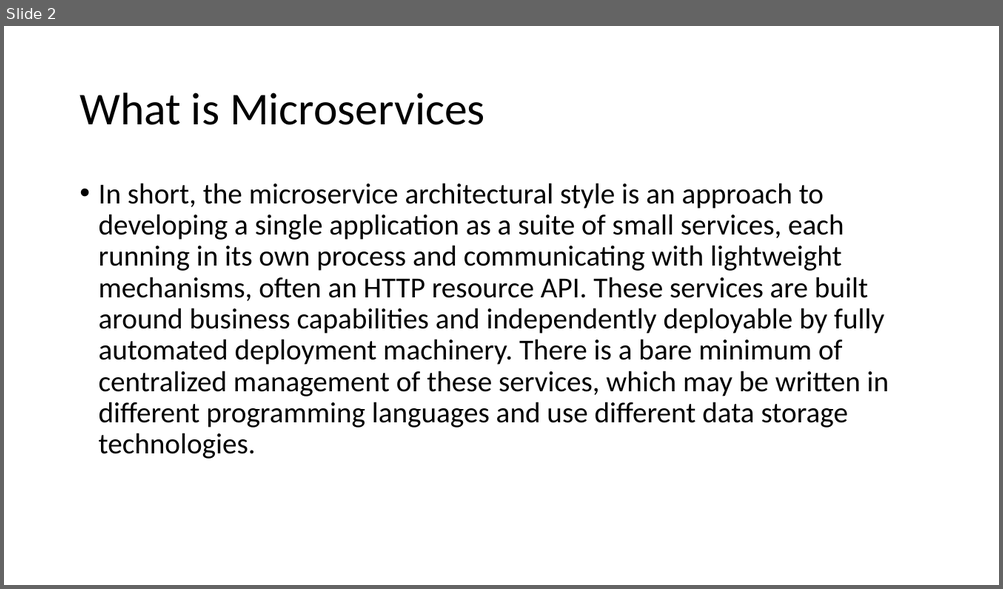
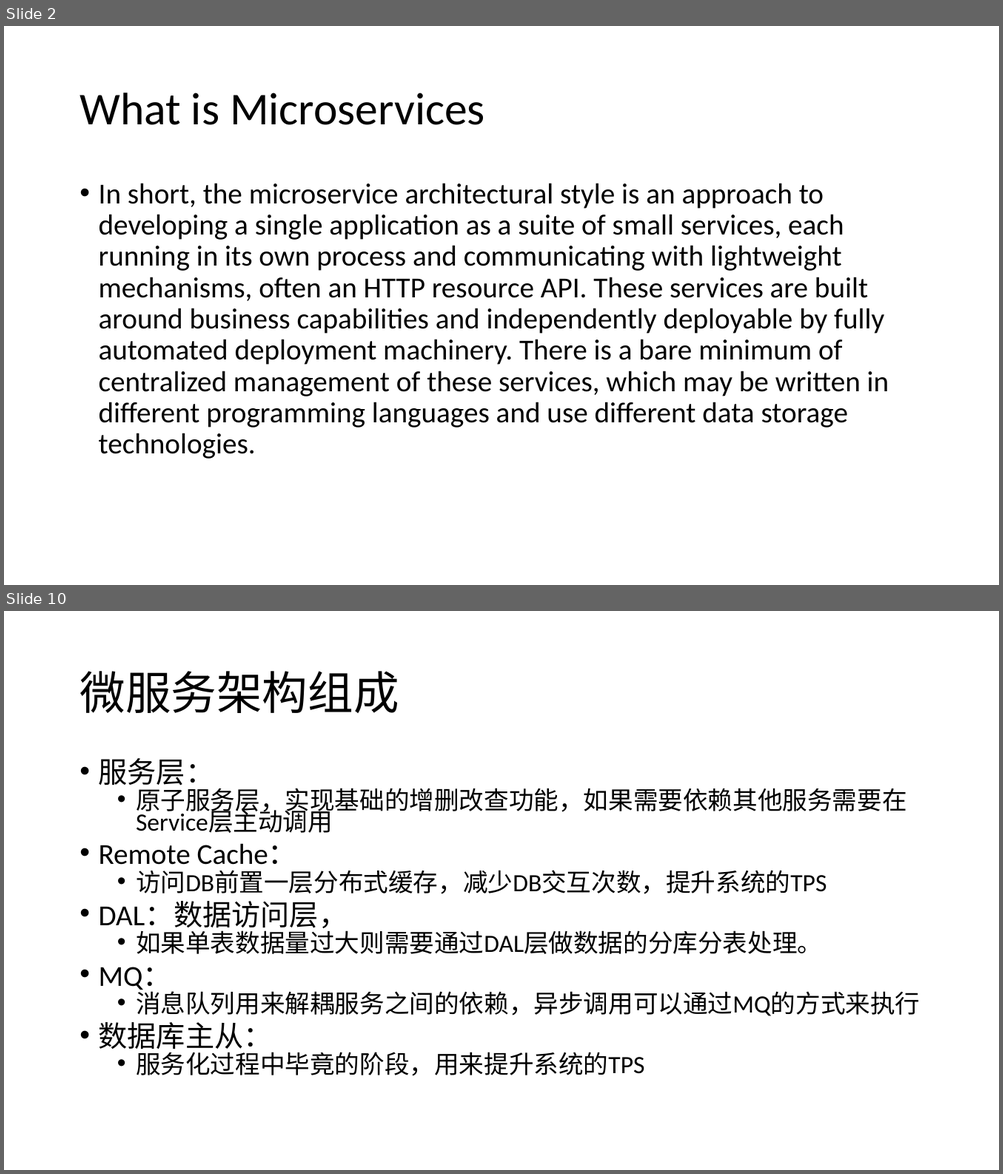
Before and after one commit to jungle0127/springcloudstudy, a slide deck: docs/microservices.pptx. Shown one above the other, each under a label of ours: slide 2 before the commit, slides 2 and 10 after it; the slides between them are not shown. The pictures are 1003x589 and 1003x1174 pixels, drawn with LibreOffice and Linux fonts; fonts in the diff are those of the drawing. Boxes give left, top, right and bottom in pixels: in the first picture for what was removed or moved away, otherwise in the second. Text is boxed around its words. In the diff, an @@ line names an element or a change of style, - is before the commit and + after.

```diff
--- a/docs/microservices.pptx
+++ b/docs/microservices.pptx
@@ slide 10 added at bbox=[4, 611, 999, 1170], background #FFFFFF @@
@@ title added at bbox=[79, 671, 398, 713], 44 pt, text #000000 @@
+微服务架构组成
@@ text added at bbox=[99, 758, 919, 1076], 24 pt, text #000000 @@
+• 服务层：
+  • 原子服务层，实现基础的增删改查功能，如果需要依赖其他服务需要在Service层主动调用
+• Remote Cache：
+  • 访问DB前置一层分布式缓存，减少DB交互次数，提升系统的TPS
+• DAL：数据访问层，
+  • 如果单表数据量过大则需要通过DAL层做数据的分库分表处理。
+• MQ：
+  • 消息队列用来解耦服务之间的依赖，异步调用可以通过MQ的方式来执行
+• 数据库主从：
+  • 服务化过程中毕竟的阶段，用来提升系统的TPS
```
Also in this commit, not shown: 1 slide changed, 15 other slides added, 2 other files.
